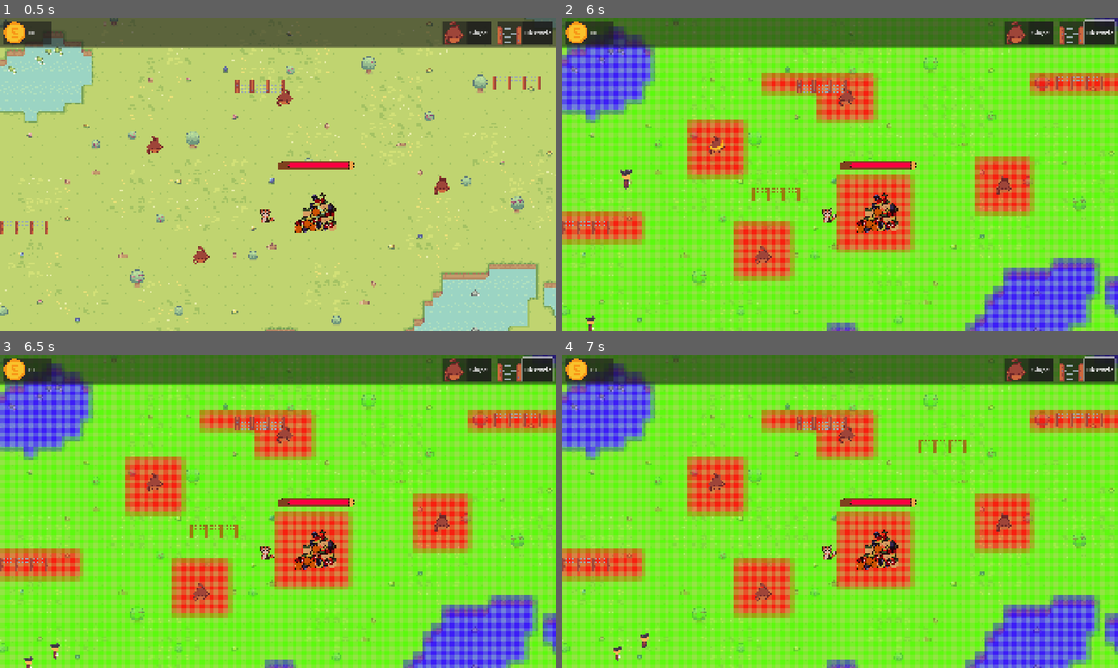
Above: before the commit, frames 1-4 (two rows, left to right).
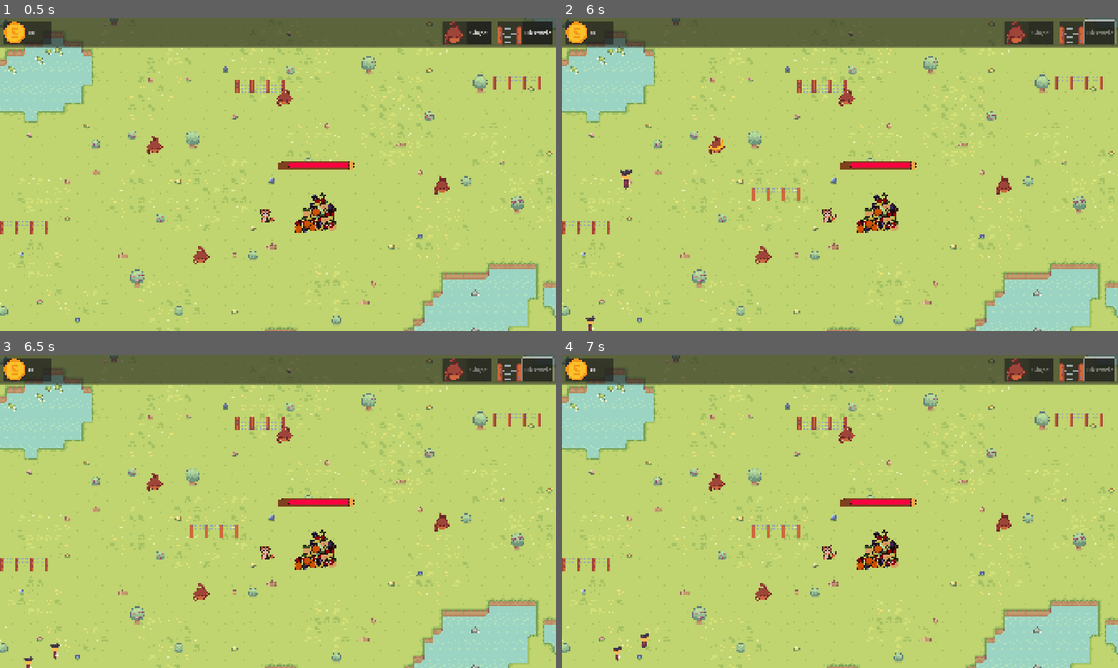
Above: after the commit, the same moments.

Repository: CreaJeu/PirateTowerDefense
Game: Godot game, scene res://scenes/main.tscn
Two runs of this game, one before a commit and one after it. Both use one fixed random seed, a clock stepped at 60 frames per second and the inputs below.
Inputs (mouse positions are in pixels of both pictures, inside the frame that each line leads up to):
- Up to frame 1 (0.5 s): no input
- Up to frame 2 (6 s): click "Singe" at 0.5 s; click "Obstacle" at 1.25 s; click "Singe" at 2 s; click "Obstacle" at 2.75 s; click "Singe" at 3.5 s; click "Obstacle" at 4.25 s; move the mouse to (962, 158) at 5.02 s; click (962, 158) at 5.1 s; move the mouse to (728, 190) at 5.77 s; click (728, 190) at 5.85 s
- Up to frame 3 (6.5 s): no input
- Up to frame 4 (7 s): move the mouse to (895, 442) at 6.52 s; click (895, 442) at 6.6 s

Frame 1 is identical in both runs. In frame 2, 95% of the frame differs, in the area x 0-100%, y 0-100%; in frame 3, 95%; in frame 4, 95%.

Commit message:
Better building restrictions

Diff:
--- a/scripts/build_manager.gd
+++ b/scripts/build_manager.gd
@@ -60,7 +60,10 @@
 	if ghost_instance is Obstacle:
 		valid = can_build_at(ghost_instance.global_position, 12, 4, ghost_instance.rotation)
 	if ghost_instance is Turret:
-		valid = can_build_at(ghost_instance.global_position, 6, 6, ghost_instance.rotation)
+		var turret_size: Vector2 = ghost_instance.get_size()
+		valid = can_build_at(ghost_instance.global_position - (turret_size/2)*ghost_instance.restriction_width_tiles/2,
+		ghost_instance.restriction_width_tiles, ghost_instance.restriction_height_tiles, ghost_instance.rotation
+		)
 
 	if valid:
 		ghost_instance.modulate = Color(0, 1, 0, 0.5) # Green semi-transparent
@@ -96,16 +99,19 @@
 	if real_instance is Obstacle:
 		reserve_area_at(real_instance.global_position, 6, 2, blocked_land_atlas_coords, real_instance.rotation)
 	if real_instance is Turret:
-		reserve_area_at(real_instance.global_position, 6, 6, blocked_land_atlas_coords, real_instance.rotation)
+		var turret_size: Vector2 = ghost_instance.get_size()
+		reserve_area_at(ghost_instance.global_position - (turret_size/2)*ghost_instance.restriction_width_tiles/2,
+		ghost_instance.restriction_width_tiles, ghost_instance.restriction_height_tiles, blocked_land_atlas_coords, ghost_instance.rotation
+		)
 
 	cancel_build()
 
-func can_build_at(position: Vector2, width: int, height: int, rotation: float = 0.0) -> bool:
+func can_build_at(object_position: Vector2, width: int, height: int, object_rotation: float = 0.0) -> bool:
 	for x in range(width):
 		for y in range(height):
-			var local_offset = Vector2(x, y) - Vector2(width / 2, height / 2) + Vector2(0.5, 0.5)
-			local_offset = local_offset.rotated(rotation)
-			var check_pos = position + local_offset * construction_mask.rendering_quadrant_size
+			var local_offset = Vector2(x, y) #  - Vector2(width / 2, height / 2) + Vector2(0.5, 0.5)
+			local_offset = local_offset.rotated(object_rotation)
+			var check_pos = object_position + local_offset * construction_mask.rendering_quadrant_size
 			var cell = construction_mask.local_to_map(check_pos)
 
 			var tile_data = construction_mask.get_cell_tile_data(cell)
@@ -124,22 +130,22 @@
 
 	return true # All checked tiles were OK
 
-func reserve_area_at(position: Vector2, width: int, height: int, atlas_coords: Vector2i, rotation: float = 0.0):
+func reserve_area_at(object_position: Vector2, width: int, height: int, atlas_coords: Vector2i, object_rotation: float = 0.0):
 	for x in range(width):
 		for y in range(height):
-			var local_offset = Vector2(x, y) - Vector2(width/4, height/4) # ça a l'air passable
-			local_offset = local_offset.rotated(rotation)
-			var coords = construction_mask.local_to_map(position + local_offset * construction_mask.rendering_quadrant_size)
+			var local_offset = Vector2(x, y) # ça a l'air passable  - Vector2(width/4, height/4)
+			local_offset = local_offset.rotated(object_rotation)
+			var coords = construction_mask.local_to_map(object_position + local_offset * construction_mask.rendering_quadrant_size)
 			var source_id = construction_mask.get_cell_source_id(coords)
 			construction_mask.set_cell(coords, source_id, atlas_coords)
 			construction_mask.get_cell_tile_data(coords).set_custom_data("type", "blocked_land")
 
-func free_area_at(position: Vector2, width: int, height: int, rotation: float = 0.0):
+func free_area_at(object_position: Vector2, width: int, height: int, object_rotation: float = 0.0):
 	for x in range(width):
 		for y in range(height):
-			var local_offset = Vector2(x, y) - Vector2(width/4, height/4) # ça a l'air passable
-			local_offset = local_offset.rotated(rotation)
-			var coords = construction_mask.local_to_map(position + local_offset * construction_mask.rendering_quadrant_size)
+			var local_offset = Vector2(x, y) # - Vector2(width/4, height/4) # ça a l'air passable
+			local_offset = local_offset.rotated(object_rotation)
+			var coords = construction_mask.local_to_map(object_position + local_offset * construction_mask.rendering_quadrant_size)
 			var source_id = construction_mask.get_cell_source_id(coords)
 			construction_mask.set_cell(coords, source_id, free_land_atlas_coords)
 			construction_mask.get_cell_tile_data(coords).set_custom_data("type", "free_land")
--- a/scripts/turret.gd
+++ b/scripts/turret.gd
@@ -5,6 +5,8 @@
 @export var fire_rate: float = 1.0 # seconds per shot
 @export var projectile_speed: float = 500.0
 @export var is_active: bool = true
+@export var restriction_width_tiles: int = 6
+@export var restriction_height_tiles: int = 6
 
 var enemies_in_range: Array[Node2D] = []
 
@@ -17,6 +19,9 @@
 	fire_timer.wait_time = fire_rate
 	fire_timer.start()
 	fire_timer.timeout.connect(_on_fire_timer_timeout)
+
+func get_size() -> Vector2:
+	return Vector2($Sprite2D.texture.get_width(), $Sprite2D.texture.get_height())
 
 func _on_body_entered(body):
 	if body.is_in_group("enemies"):
